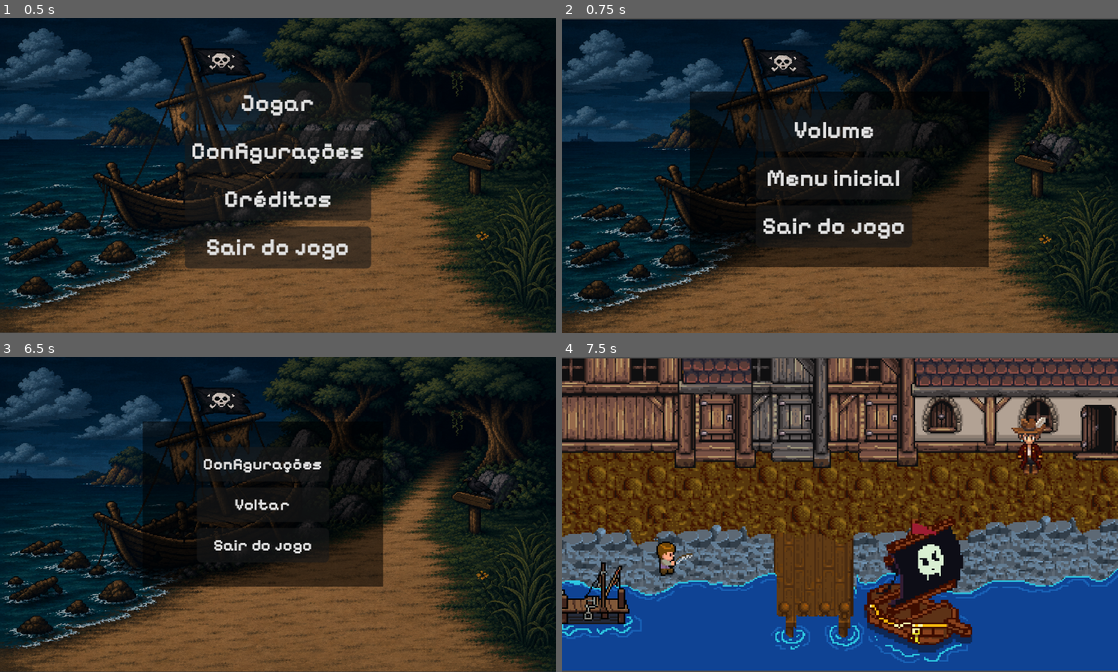
Above: before the commit, frames 1-4 (two rows, left to right).
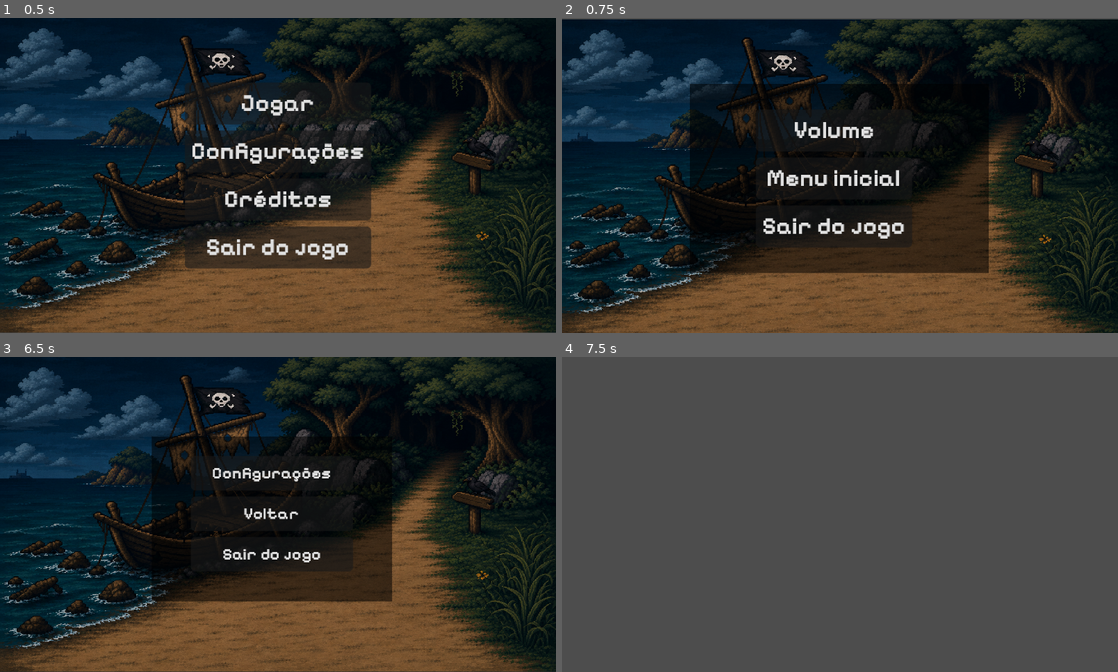
Above: after the commit, the same moments.

Repository: luuhkkj/Eyesland
Game: Godot game, scene res://Geral/ScriptGeral/menu.tscn
The game is run twice, just before and just after one commit, with the same random seed, the same clock (stepped at 60 frames per second) and the same inputs. The engine's default icon, where the game draws it, is replaced by a stand-in: a white triangle on a blue panel in a dark square.
Inputs:
- Up to frame 1 (0.5 s): no input
- Up to frame 2 (0.75 s): click "Configurações" at 0.5 s
- Up to frame 3 (6.5 s): click "Menu inicial" at 1.25 s; click "Jogar" at 2 s; tap Enter (ui_accept) at 2.75, 3.02, 3.77, 5.27, 6.02 s; hold D (right) 2.78-3.53 s; hold F (interagir) 2.78-3.53 s; hold S (down) 3.53-4.28 s; tap F (interagir) at 3.6, 5.1 s; hold D (right) 4.28-5.03 s; hold F (interagir) 4.28-5.03 s; hold W (up) 5.03-5.78 s; hold A (left) from 5.78 s (still down); hold F (interagir) from 5.78 s (still down); tap Escape (Menu) at 6.4 s
- Up to frame 4 (7.5 s): release A (left) at 6.5 s; release F (interagir) at 6.5 s; click "Configurações" at 6.5 s; click "Voltar" at 7.25 s

Frame 1 is identical in both runs. In frame 2, 1.5% of the frame differs, in the area x 23-77%, y 20-82%; in frame 3, 5.1%; in frame 4, 93%, in the area x 0-100%, y 0-100%.

Commit message:
aumetar botoes

Diff:
--- a/Geral/ScriptGeral/meduopcao_conf.tscn
+++ b/Geral/ScriptGeral/meduopcao_conf.tscn
@@ -25,9 +25,9 @@
 anchor_right = 0.5
 anchor_bottom = 0.5
 offset_left = 87.0
-offset_top = 47.0
+offset_top = 42.0
 offset_right = 286.0
-offset_bottom = 164.0
+offset_bottom = 168.0
 grow_horizontal = 2
 grow_vertical = 2
 color = Color(0, 0, 0, 0.5372549)
--- a/Geral/ScriptGeral/menude_pause.tscn
+++ b/Geral/ScriptGeral/menude_pause.tscn
@@ -19,10 +19,10 @@
 anchor_top = 0.21000001
 anchor_right = 0.69500005
 anchor_bottom = 0.781
-offset_left = -1.9400101
-offset_top = -1.1000023
-offset_right = -2.1500244
-offset_bottom = -11.01001
+offset_left = 4.05999
+offset_top = 8.899998
+offset_right = 3.8499146
+offset_bottom = -1.0100403
 grow_horizontal = 2
 grow_vertical = 2
 color = Color(0, 0, 0, 0.5372549)
@@ -34,10 +34,10 @@
 anchor_top = 0.5
 anchor_right = 0.5
 anchor_bottom = 0.5
-offset_left = -44.0
-offset_top = -25.0
-offset_right = 44.0
-offset_bottom = 25.0
+offset_left = -53.99997
+offset_top = -41.999985
+offset_right = 54.00003
+offset_bottom = 41.000015
 grow_horizontal = 2
 grow_vertical = 2
 
--- a/Geral/ScriptGeral/menuopcao.gd
+++ b/Geral/ScriptGeral/menuopcao.gd
@@ -4,8 +4,7 @@
 	get_tree().change_scene_to_file("res://Geral/ScriptGeral/Volumejogo.tscn")
 
 func _on_voltar_pressed() -> void:
-	print(GameManager.ultima_cena)
-	get_tree().change_scene_to_file(GameManager.ultima_cena)
+	get_tree().change_scene_to_file("res://Geral/ScriptGeral/menude_pause.tscn")
 
 func _on_sair_pressed() -> void:
 	get_tree().quit()
